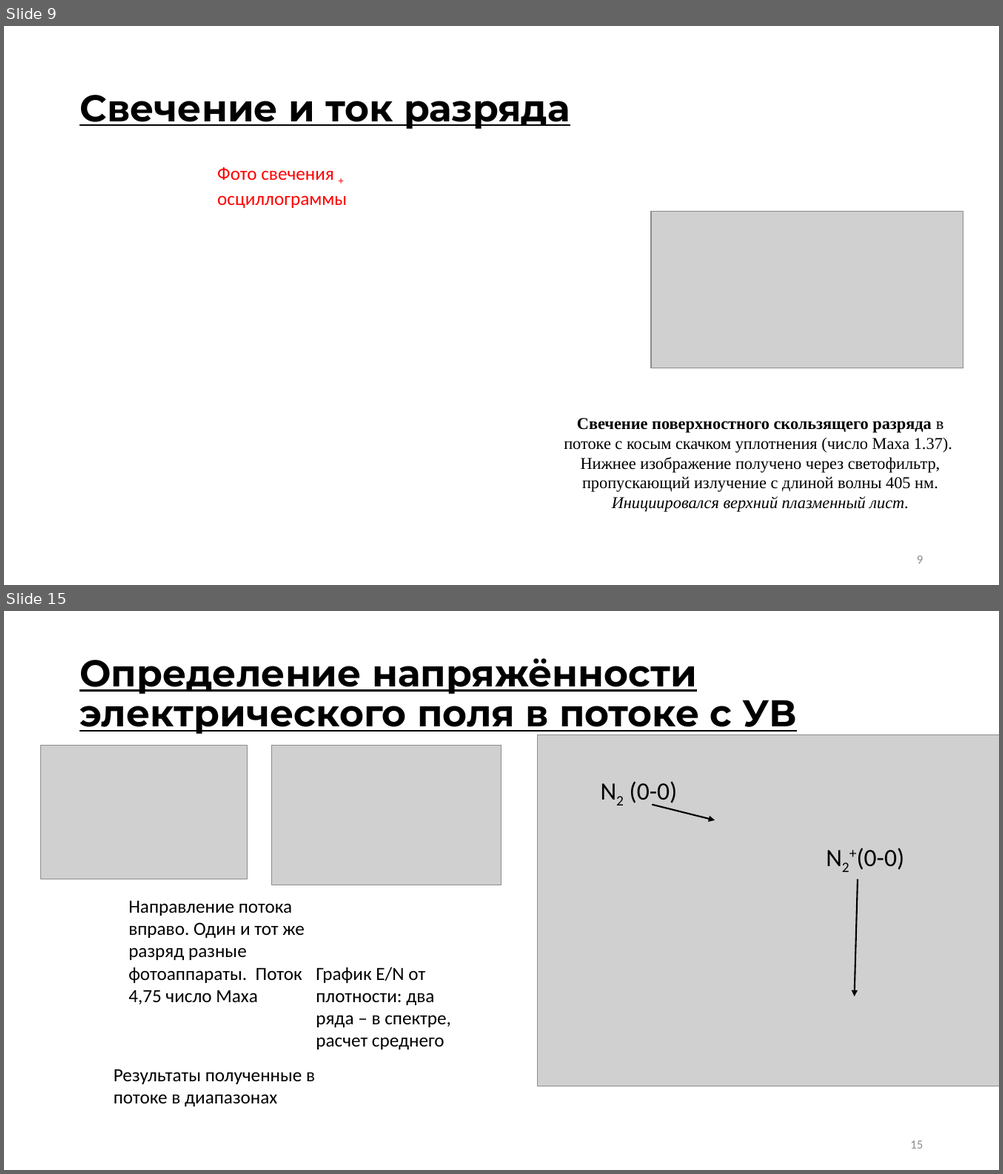
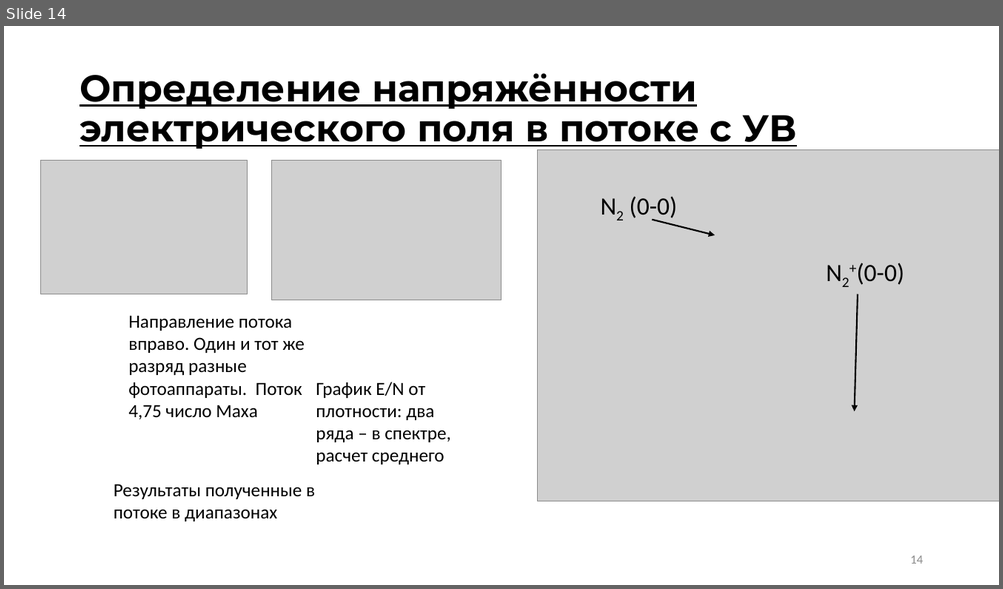
Before and after one commit to ulanich/msu, a slide deck: МАГ.ДИСС/предзащита.pptx. Shown one above the other, each under a label of ours: slides 9 and 15 before the commit, slide 14 after it; the slides between them are not shown. The pictures are 1003x1174 and 1003x589 pixels, drawn with LibreOffice and Linux fonts; fonts in the diff are those of the drawing; grey boxes stand for pictures. Boxes give left, top, right and bottom in pixels: in the first picture for what was removed or moved away, otherwise in the second. Text is boxed around its words. In the diff, an @@ line names an element or a change of style, - is before the commit and + after.

```diff
--- a/МАГ.ДИСС/предзащита.pptx
+++ b/МАГ.ДИСС/предзащита.pptx
@@ slide 9 removed at (4,26,999,585), background #FFFFFF @@
@@ title removed at (79,95,570,129) @@
-Свечение и ток разряда
@@ text removed at (217,167,347,208) @@
-Фото свечения + осциллограммы
@@ picture removed at (651,211,963,369) @@
@@ text removed at (563,418,952,512) @@
-Свечение поверхностного скользящего разряда в потоке с косым скачком уплотнения (число Маха 1.37).
-Нижнее изображение получено через светофильтр, пропускающий излучение с длиной волны 405 нм. Инициировался верхний плазменный лист.
@@ page number removed at (916,556,922,564) @@
-9
@@ what was slide 15 is now slide 14 @@
@@ page number at (910,556,922,564): text changed @@
-15
+14
```
Also in this commit, not shown: 13 slides changed, 2 slides added, 1 other slide removed.
